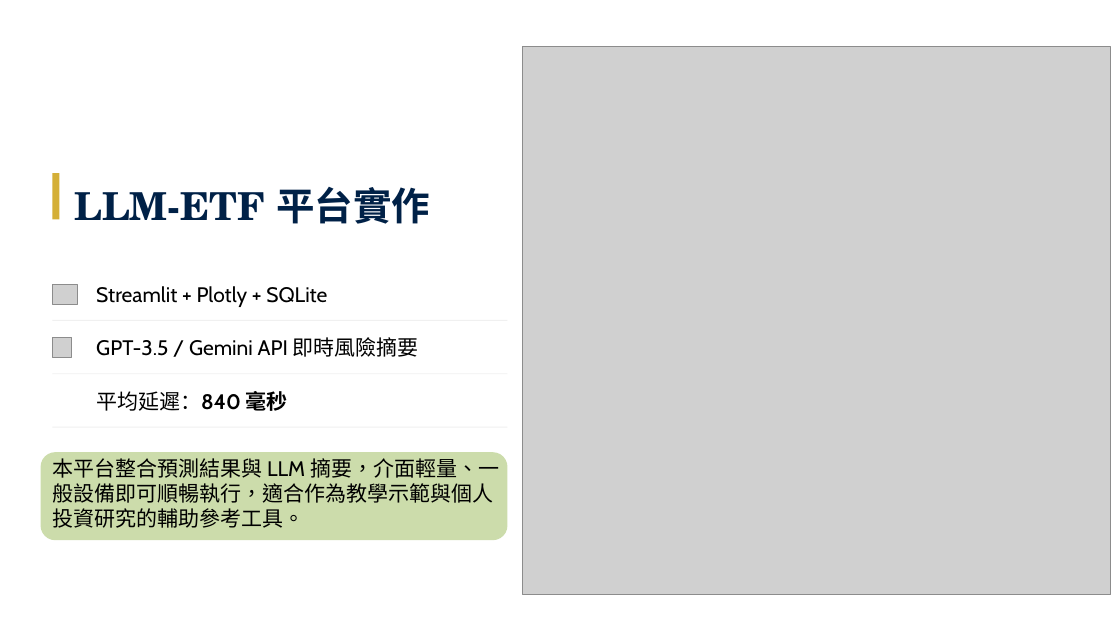
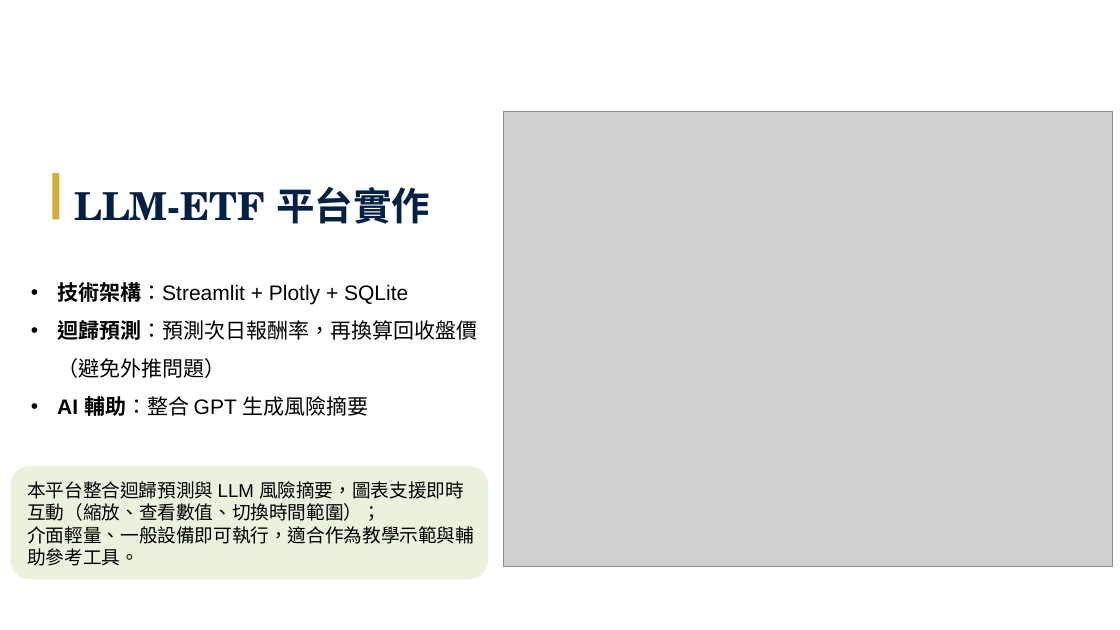
Before and after one commit to Tzu-Lin/ETF-AI-Project, a slide deck: slide 34 of 林子瑜-LLM_ETF_修訂七版_v20260611.pptx. Drawn at 1120x630 pixels with LibreOffice and Linux fonts; fonts in the diff are those of the drawing; grey boxes stand for pictures; background and template pictures are left out. Boxes give left, top, right and bottom in pixels: in the first picture for what was removed or moved away, otherwise in the second. Text is boxed around its words. In the diff, an @@ line names an element or a change of style, - is before the commit and + after.

```diff
--- a/林子瑜-LLM_ETF_修訂七版_v20260611.pptx
+++ b/林子瑜-LLM_ETF_修訂七版_v20260611.pptx
@@ picture: place and size @@
-picture at <box>523,47,1112,595</box>
+picture at <box>503,111,1112,566</box>
@@ picture removed at <box>52,284,76,304</box> @@
@@ text at <box>57,282,477,416</box>: text changed; font Cabin to Arial @@
-Streamlit + Plotly + SQLite
+• 技術架構：Streamlit + Plotly + SQLite
+• 迴歸預測：預測次日報酬率，再換算回收盤價（避免外推問題）
+• AI 輔助：整合 GPT 生成風險摘要
@@ rectangle removed at <box>52,320,507,321</box> @@
@@ picture removed at <box>52,337,71,357</box> @@
@@ text removed at <box>96,337,419,357</box> @@
-GPT-3.5 / Gemini API 即時風險摘要
@@ rectangle removed at <box>52,373,507,374</box> @@
@@ text removed at <box>96,388,288,414</box> @@
-平均延遲：840 毫秒
@@ rectangle removed at <box>52,427,507,428</box> @@
@@ rounded rectangle: place and size @@
-rounded rectangle at <box>40,452,507,540</box>
+rounded rectangle at <box>10,466,488,580</box>
@@ rounded rectangle at <box>10,466,488,580</box>: fill #9BBB59 at 50% opacity to #D7E4BD at 50% opacity @@
@@ text at <box>27,481,474,566</box>: text changed; size 18 to 16 pt; font Cabin to Arial @@
-本平台整合預測結果與 LLM 摘要，介面輕量、一般設備即可順暢執行，適合作為教學示範與個人投資研究的輔助參考工具。
+本平台整合迴歸預測與 LLM 風險摘要，圖表支援即時互動（縮放、查看數值、切換時間範圍）；
+介面輕量、一般設備即可執行，適合作為教學示範與輔助參考工具。
```
Also in this commit, not shown: 15 other slides changed, 9 other files.
